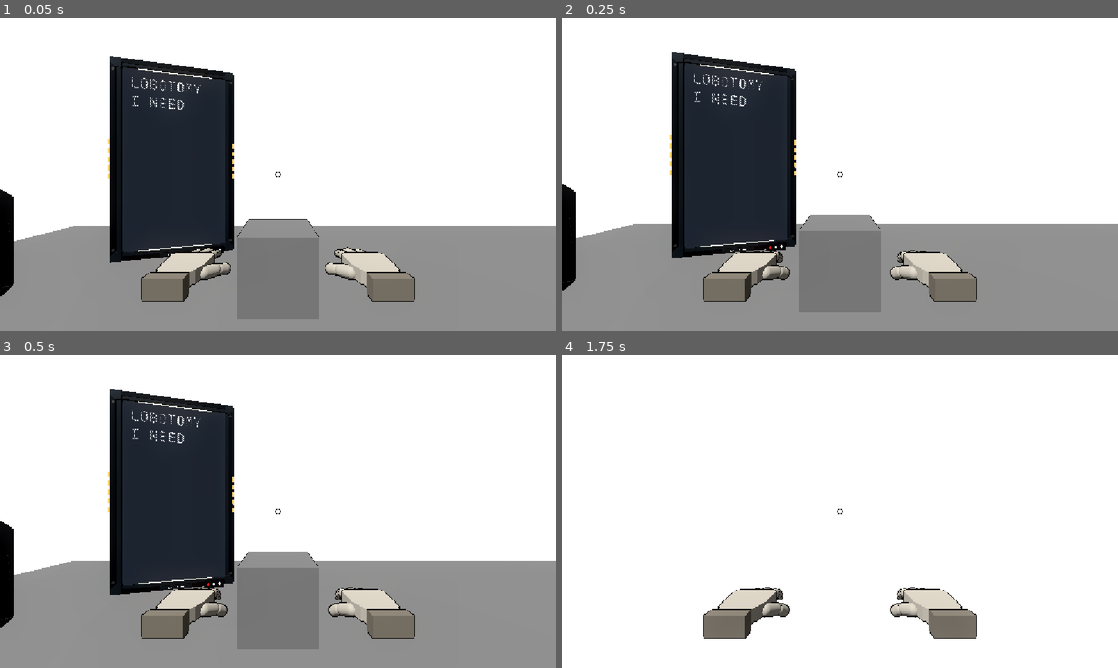
Above: before the commit, frames 1-4 (two rows, left to right).
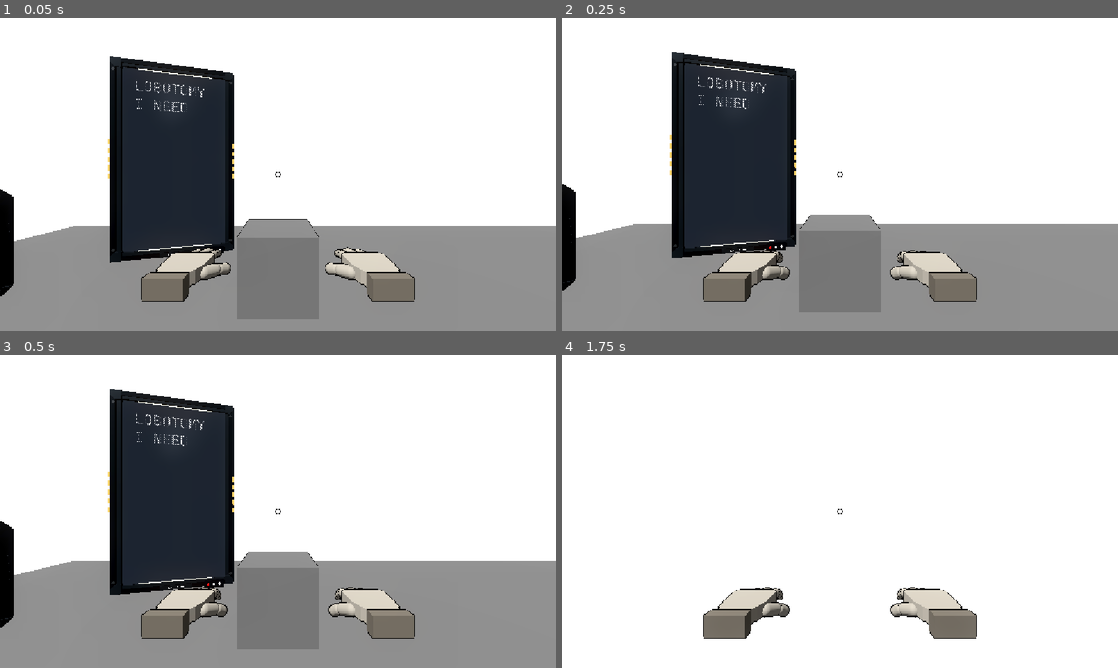
Above: after the commit, the same moments.

Repository: greedisfaust/fowl-play-project
Game: Godot game, scene res://arena/test_arena.tscn
The game is run twice, just before and just after one commit, with the same random seed, the same clock (stepped at 60 frames per second) and the same inputs.
Inputs (mouse positions are in pixels of both pictures, inside the frame that each line leads up to):
- Up to frame 1 (0.05 s): no input
- Up to frame 2 (0.25 s): no input
- Up to frame 3 (0.5 s): no input
- Up to frame 4 (1.75 s): tap Enter at 0.5 s; move the mouse to (867, 511) at 0.52 s; hold E (interact) 0.53-1.28 s; hold W (move_forward) from 0.53 s (still down); tap Space (jump) at 0.77, 1.52 s; move the mouse to (812, 511) at 1.27 s; tap E (interact) at 1.35 s

The runs differ from the first frame. In frame 1, 0.3% of the frame differs, in the area x 23-37%, y 18-30%; in frame 2, 0.3%; in frame 3, 0.3%; in frame 4, nothing differs.

Commit message:
feat: allow free terminal movement and stabilize responsive screens

Diff:
--- a/fowl-play/environment/kit/fat_world_screen.gd
+++ b/fowl-play/environment/kit/fat_world_screen.gd
@@ -161,7 +161,7 @@
 	node.use_collision = false
 	node.polygon = points
 	node.depth = depth
-	node.position = Vector3(node.position.x, node.position.y, z_position)
+	node.position = Vector3(0.0, 0.0, z_position)
 
 func _layout_chassis(chassis: Node3D) -> void:
 	var outer_shell: CSGPolygon3D = chassis.get_node_or_null("OuterShell") as CSGPolygon3D
@@ -249,6 +249,7 @@
 	var inner_y: float = outer_y - plate_height
 	var depth: float = 0.035
 	var z_position: float = 0.045
+	group.position = Vector3(0.0, 0.0, _authored_position(group).z)
 
 	_set_polygon(group.get_node_or_null("TopLeft") as CSGPolygon3D, PackedVector2Array([
 		Vector2(-outer_x + 0.02, outer_y - cut),
@@ -284,17 +285,18 @@
 	if group == null:
 		return
 	group.position = _authored_position(group) + Vector3(signf(x_position) * _width_delta(), 0.0, 0.0)
-	var vent_index: int = 0
+	var height_scale: float = display_size.y / 1.125
 	for child: Node in group.get_children():
 		var vent: MeshInstance3D = child as MeshInstance3D
 		if vent == null:
 			continue
+		var authored_vent_position: Vector3 = _authored_position(vent)
+		vent.position = Vector3(authored_vent_position.x, authored_vent_position.y * height_scale, authored_vent_position.z)
 		var box: BoxMesh = vent.mesh as BoxMesh
 		if box == null:
 			box = BoxMesh.new()
 			vent.mesh = box
-		box.size = Vector3(0.025, 0.065, 0.012)
-		# Preserve the authored five-vent spacing within each side bank.
+		box.size = Vector3(0.025, 0.065 * height_scale, 0.012)
 
 func _layout_control_panel(group: Node3D) -> void:
 	var panel_y: float = -_half_height() - 0.10
--- a/fowl-play/environment/kit/world_screen.gd
+++ b/fowl-play/environment/kit/world_screen.gd
@@ -60,6 +60,11 @@
 		_apply_configuration()
 
 @export_group("Text Scaling")
+@export_range(0.0, 1.5, 0.05) var content_padding_ratio: float = 0.70:
+	set(value):
+		content_padding_ratio = clampf(value, 0.0, 1.5)
+		_apply_configuration()
+
 @export var auto_scale_font_size: bool = true:
 	set(value):
 		auto_scale_font_size = value
@@ -121,6 +126,7 @@
 		viewport.transparent_bg = true
 
 	if terminal != null:
+		terminal.content_padding_ratio = content_padding_ratio
 		_ensure_text_shader(terminal)
 		_update_text_shader_parameters()
 
--- a/fowl-play/tests/m3_fat_world_screen_test.gd
+++ b/fowl-play/tests/m3_fat_world_screen_test.gd
@@ -52,7 +52,8 @@
 	_check(chassis.get_node("SideDetails/LeftVent").get_child_count() == 5, "Left vent bank should retain five authored vents")
 	_check(chassis.get_node("SideDetails/RightVent").get_child_count() == 5, "Right vent bank should retain five authored vents")
 	_check(is_equal_approx((chassis.get_node("SideDetails/RightVent") as Node3D).position.x, 1.6694), "Right vent bank should follow the resized outer edge")
-	_check(is_equal_approx((chassis.get_node("SideDetails/RightVent/Vent5") as Node3D).position.y, 0.24), "Authored vent spacing should remain intact")
+	_check(is_equal_approx((chassis.get_node("SideDetails/RightVent/Vent5") as Node3D).position.y, 0.36), "Vent spacing should scale with resized screen height")
+	_check(is_equal_approx((chassis.get_node("CornerArmor") as Node3D).position.x, 0.0), "Corner armor group should stay centered")
 
 	instance.queue_free()
 	await process_frame
--- a/fowl-play/tests/m3_registration_terminal_test.gd
+++ b/fowl-play/tests/m3_registration_terminal_test.gd
@@ -26,6 +26,7 @@
 	_check(bool(terminal.call("open_registration_for_actor", actor)), "Terminal should open for a valid local actor")
 	var menu: ScreenMenu = terminal.get("_menu") as ScreenMenu
 	_check(menu != null and menu.is_active(), "Registration menu should become active")
+	_check(not actor.has_method("set_registration_terminal_active"), "Registration should not require a movement-lock method")
 	var rendered: String = screen.get_screen_text().get_parsed_text()
 	_check(rendered.contains("PLAYER REGISTRATION") and rendered.contains("EDIT NICKNAME"), "Main menu should render")
 	_check(bool(terminal.call("handle_menu_action", ScreenMenu.ACTION_DOWN)), "Menu navigation should be forwarded")
@@ -34,6 +35,12 @@
 	_check(screen.get_screen_text().get_parsed_text().contains("SELECT PLAYER COLOR"), "Color choices should render")
 	terminal.call("close_registration_session")
 	_check(not menu.is_active(), "Closing the terminal should close its menu")
+	terminal.call("open_registration_for_actor", actor)
+	terminal.set("interaction_break_distance", 1.0)
+	actor.position = Vector3(2.0, 0.0, 0.0)
+	terminal.call("_process", 0.0)
+	_check(not bool(terminal.get("_session_active")), "Walking beyond range should reset the registration session")
+	_check(screen.get_screen_text().get_parsed_text().contains("CONNECTION LOST"), "Leaving range should show a disconnect message")
 	terminal.queue_free()
 	actor.queue_free()
 	await process_frame
--- a/fowl-play/ui/registration_terminal.gd
+++ b/fowl-play/ui/registration_terminal.gd
@@ -6,6 +6,7 @@
 
 @export var screen: WorldScreen
 @export var use_interactable: Interactable
+@export_range(0.5, 10.0, 0.25) var interaction_break_distance: float = 3.0
 
 var _menu: ScreenMenu = ScreenMenu.new()
 var _network: Node = null
@@ -33,13 +34,13 @@
 	if is_instance_valid(_network):
 		_network.connect("identity_roster_changed", _on_identity_roster_changed)
 	set_process_input(true)
+	set_process(true)
 
 func _exit_tree() -> void:
 	if is_instance_valid(use_interactable) and use_interactable.interaction_requested.is_connected(_on_local_interaction_requested):
 		use_interactable.interaction_requested.disconnect(_on_local_interaction_requested)
 	if is_instance_valid(_network) and _network.is_connected("identity_roster_changed", _on_identity_roster_changed):
 		_network.disconnect("identity_roster_changed", _on_identity_roster_changed)
-	_release_actor_lock()
 
 func open_registration_for_actor(actor: Node) -> bool:
 	if not is_instance_valid(screen) or not is_instance_valid(use_interactable) or not is_instance_valid(actor):
@@ -50,8 +51,6 @@
 	_session_active = true
 	_editing_nickname = false
 	_registration_pending = false
-	if actor.has_method("set_registration_terminal_active"):
-		actor.call("set_registration_terminal_active", true)
 	var current_identity: PlayerIdentity = null
 	if is_instance_valid(_network):
 		current_identity = _network.call("get_local_player_identity") as PlayerIdentity
@@ -76,7 +75,6 @@
 		_menu.close()
 	_editing_nickname = false
 	_session_active = false
-	_release_actor_lock()
 	_local_actor = null
 
 func _on_local_interaction_requested(actor: Node, action: StringName) -> void:
@@ -87,6 +85,18 @@
 			_menu.handle_action(ScreenMenu.ACTION_CONFIRM)
 		return
 	open_registration_for_actor(actor)
+
+func _process(_delta: float) -> void:
+	if not _session_active or _registration_pending or not is_instance_valid(_local_actor):
+		return
+	if not _local_actor is Node3D:
+		return
+	var actor_position: Vector3 = (_local_actor as Node3D).global_position
+	var actor_flat: Vector2 = Vector2(actor_position.x, actor_position.z)
+	var terminal_flat: Vector2 = Vector2(global_position.x, global_position.z)
+	if actor_flat.distance_to(terminal_flat) > interaction_break_distance:
+		close_registration_session()
+		screen.show_layout("warning", "CONNECTION LOST", "You moved too far from the terminal. Registration was reset.", "RETURN TO THE TERMINAL TO RECONNECT")
 
 func _input(event: InputEvent) -> void:
 	if not _session_active or not event is InputEventKey:
@@ -202,7 +212,6 @@
 		_menu.close()
 		screen.show_layout("warning", "NETWORK UNAVAILABLE", "The identity service is not available.", "PRESS THE BUTTON TO REOPEN")
 		_session_active = false
-		_release_actor_lock()
 		_local_actor = null
 		return
 	_pending_nickname = _requested_nickname
@@ -213,7 +222,6 @@
 		_menu.close()
 		screen.show_layout("warning", "REGISTRATION REJECTED", "Connect to a host and try again. The request was not submitted.", "PRESS THE BUTTON TO REOPEN")
 		_session_active = false
-		_release_actor_lock()
 		_local_actor = null
 		return
 	if _registration_pending:
@@ -238,9 +246,4 @@
 		"IDENTITY ASSIGNED BY HOST"
 	)
 	_session_active = false
-	_release_actor_lock()
 	_local_actor = null
-
-func _release_actor_lock() -> void:
-	if is_instance_valid(_local_actor) and _local_actor.has_method("set_registration_terminal_active"):
-		_local_actor.call("set_registration_terminal_active", false)
